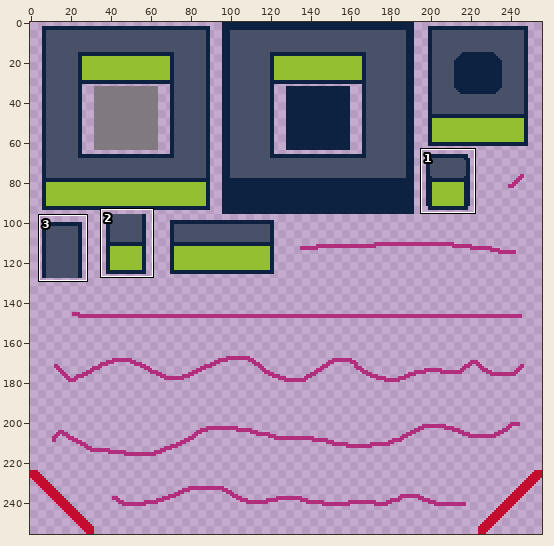
Two states of a pixel-art file, Assets/Textures/Tilesets/Minimalist/TilesetMinimalistLevel.aseprite. The picture above shows the old version from afar; the outline marks the close-up.
Close-up. First the earlier version:
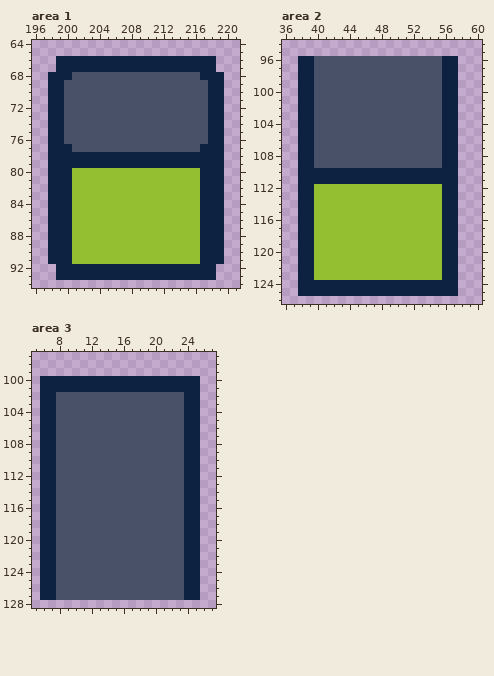
256x256 pixels, 1 frame. Shown: area 1: x 196..221, y 64..94; area 2: x 36..60, y 94..126; area 3: x 5..27, y 97..128. The commit also changed other parts of the picture, which this record leaves out.
New version:
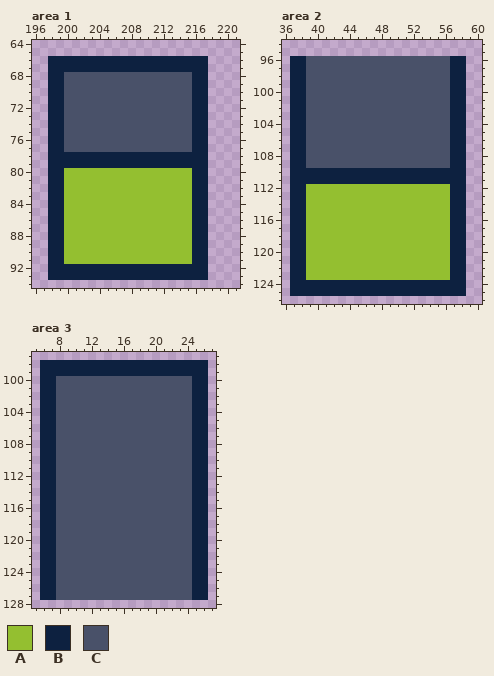
Palette (. is transparent): A #94bf30  B #0d2140  C #495169
Change:
Area 1:
Colour B becomes colour A in rows 80 to 91 at x 200.
The author put colour B in rows 66 to 67 at x 198; in rows 92 to 93 at x 198.
Colour A becomes colour B in rows 80 to 91 at x 216.
Colour C becomes colour B in row 68 at x 216; in rows 69 to 76 at x 216 to 217; in row 77 at x 216.
Colour B becomes colour C in row 68 at x 200; in row 77 at x 200.
Colour B is removed in rows 66 to 67 at x 218; in rows 68 to 91 at x 218 to 219; in rows 92 to 93 at x 218.
Area 2:
Colour B becomes colour A in rows 112 to 123 at x 39 and 56.
The author put colour B in rows 96 to 125 at x 37 and 58.
Colour B becomes colour C in rows 96 to 109 at x 39 and 56.
Area 3:
The author put colour B in rows 98 to 99 at x 6 to 26; in rows 100 to 127 at x 26.
Colour B becomes colour C in rows 100 to 101 at x 8 to 24; in rows 102 to 127 at x 24.
Where, in picture pixels (left, top, right, bottom), the same in both close-ups:
changed: (48, 56, 72, 80)
changed: (192, 56, 224, 280)
changed: (48, 144, 72, 280)
changed: (290, 56, 314, 296)
changed: (442, 56, 466, 296)
changed: (40, 360, 208, 600)
